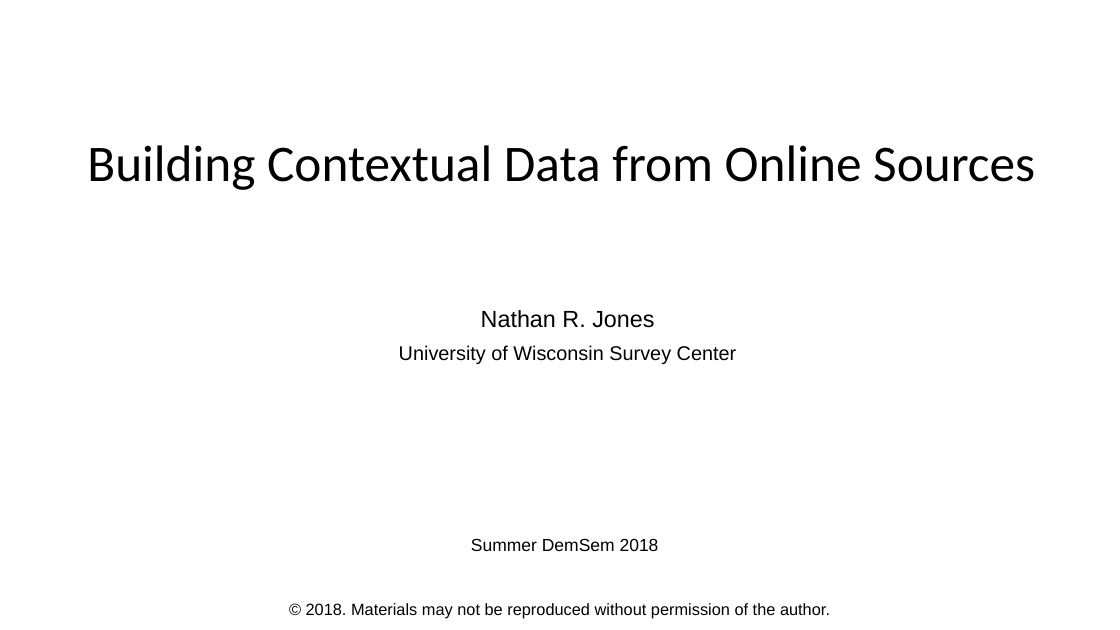
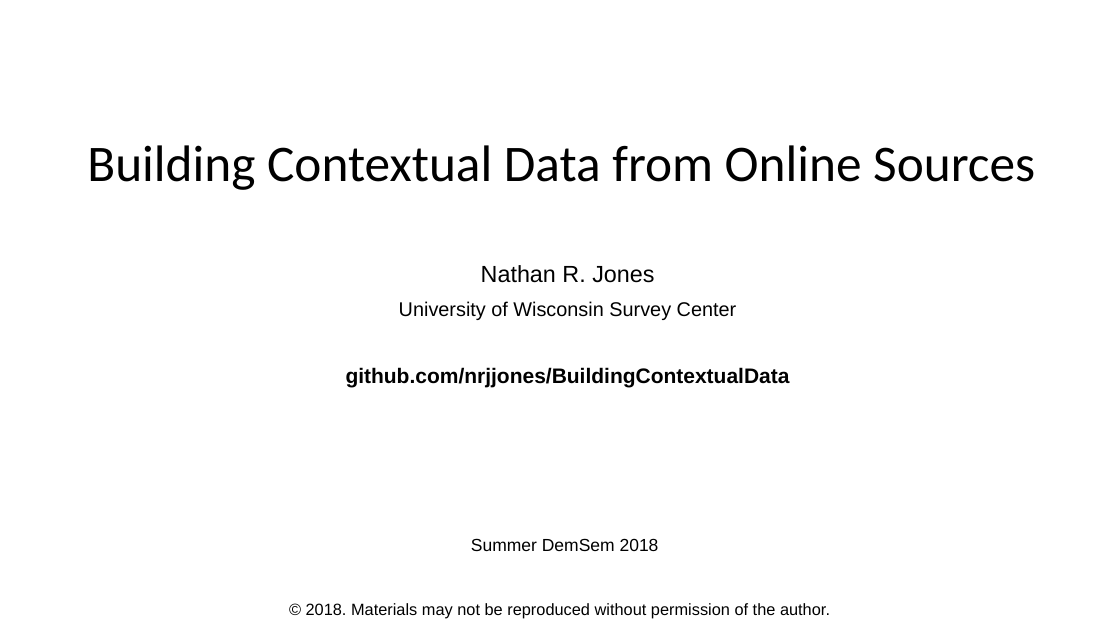
Before and after one commit to nrjjones/BuildingContextualData, a slide deck: slide 1 of presentation/Jones - Contextual Data Presentation.pptx. Drawn at 1120x630 pixels with LibreOffice and Linux fonts; fonts in the diff are those of the drawing; background and template pictures are left out. Boxes give left, top, right and bottom in pixels: in the first picture for what was removed or moved away, otherwise in the second. Text is boxed around its words. In the diff, an @@ line names an element or a change of style, - is before the commit and + after.

```diff
--- a/presentation/Jones - Contextual Data Presentation.pptx
+++ b/presentation/Jones - Contextual Data Presentation.pptx
@@ text at [346,367,790,388]: paragraph added @@
+github.com/nrjjones/BuildingContextualData
```
Also in this commit, not shown: 8 other slides changed.
